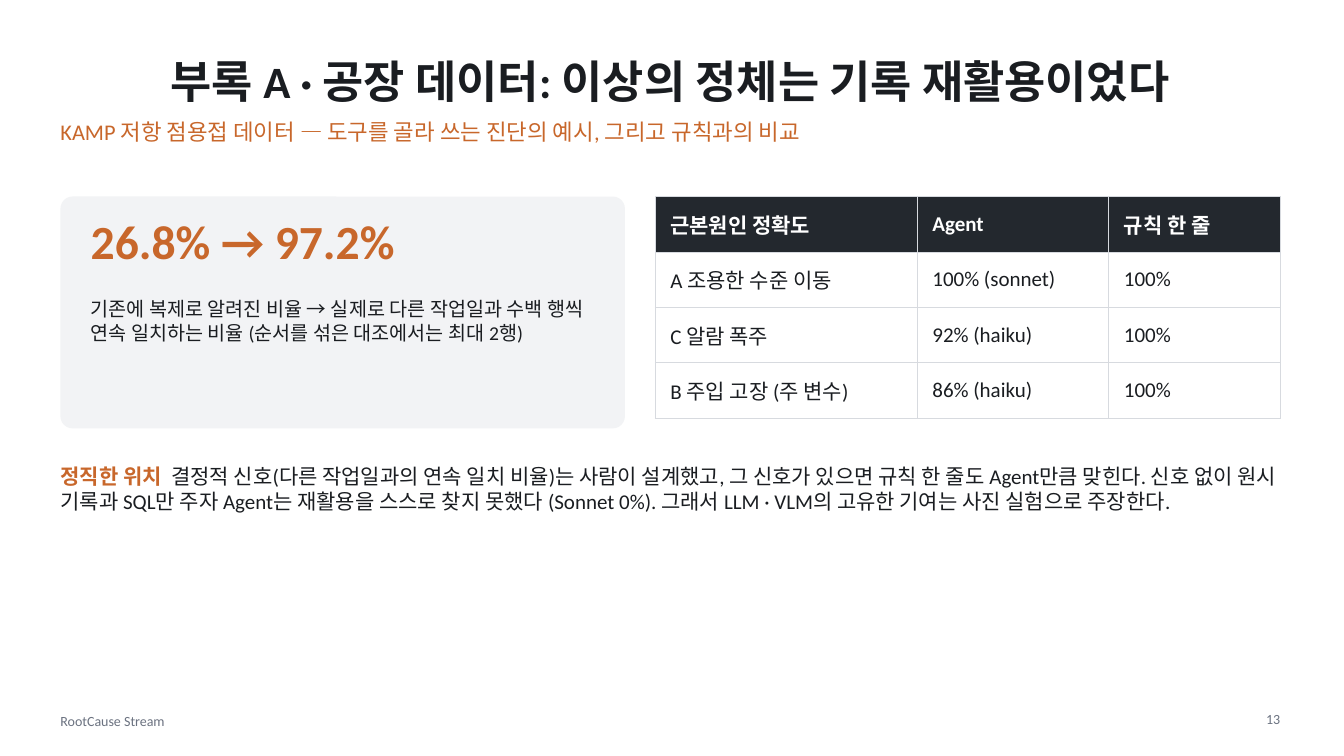
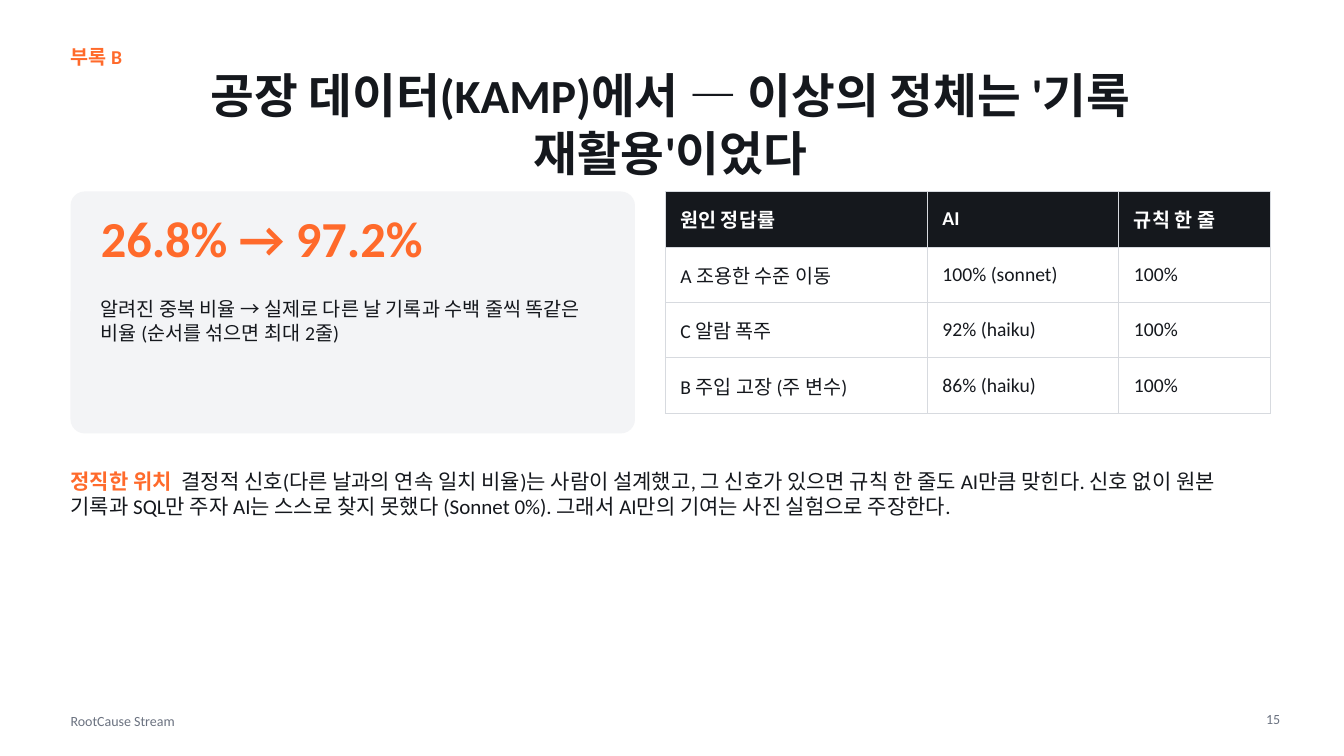
Before and after one commit to dlwogud/rootcause-stream, a slide deck: slide 15 of deck/RootCause_Stream_발표자료.pptx (slide 13 before the commit). Drawn at 1344x756 pixels with LibreOffice and Linux fonts; fonts in the diff are those of the drawing. Boxes give left, top, right and bottom in pixels: in the first picture for what was removed or moved away, otherwise in the second. Text is boxed around its words. In the diff, an @@ line names an element or a change of style, - is before the commit and + after.

```diff
--- a/deck/RootCause_Stream_발표자료.pptx
+++ b/deck/RootCause_Stream_발표자료.pptx
@@ text added at [71,48,122,66], 14 pt, text #FF6A2B, bold @@
+부록 B
@@ title at [210,73,1131,176]: text changed; size 32 to 34 pt; text colour #1A1D21 to #15181D @@
-부록 A · 공장 데이터: 이상의 정체는 기록 재활용이었다
+공장 데이터(KAMP)에서 — 이상의 정체는 '기록 재활용'이었다
@@ text removed at [60,121,800,143] @@
-KAMP 저항 점용접 데이터 — 도구를 골라 쓰는 진단의 예시, 그리고 규칙과의 비교
@@ rounded rectangle: place and size @@
-rounded rectangle at [60,197,625,429]
+rounded rectangle at [71,192,635,434]
@@ rounded rectangle at [71,192,635,434]: fill #F2F3F5 to #F3F4F6; proportions changed @@
@@ text "26.8% → 97.2%": place and size @@
-text "26.8% → 97.2%" at [91,226,395,260]
+text "26.8% → 97.2%" at [101,222,423,258]
@@ text "26.8% → 97.2%" at [101,222,423,258]: size 34 to 36 pt, text colour #C8672B to #FF6A2B @@
@@ table at [665,192,1270,401] @@
-row 1, column 1: 근본원인 정확도
+row 1, column 1: 원인 정답률
-row 1, column 2: Agent
+row 1, column 2: AI
@@ fill #23282E to #15181D in row 1 @@
@@ size 15 to 14 pt @@
@@ text colour #1A1D21 to #15181D in "A 조용한 수준 이동", "100% (sonnet)", "100%", "C 알람 폭주" and 5 more places @@
@@ table: place and size @@
-table at [655,197,1280,406]
+table at [665,192,1270,401]
@@ text at [101,299,580,343]: text changed; text colour #1A1D21 to #15181D @@
-기존에 복제로 알려진 비율 → 실제로 다른 작업일과 수백 행씩 연속 일치하는 비율 (순서를 섞은 대조에서는 최대 2행)
+알려진 중복 비율 → 실제로 다른 날 기록과 수백 줄씩 똑같은 비율 (순서를 섞으면 최대 2줄)
@@ text at [71,471,1215,517]: text changed; text colour #1A1D21 to #15181D @@
-정직한 위치 결정적 신호(다른 작업일과의 연속 일치 비율)는 사람이 설계했고, 그 신호가 있으면 규칙 한 줄도 Agent만큼 맞힌다. 신호 없이 원시 기록과 SQL만 주자 Agent는 재활용을 스스로 찾지 못했다 (Sonnet 0%). 그래서 LLM · VLM의 고유한 기여는 사진 실험으로 주장한다.
+정직한 위치 결정적 신호(다른 날과의 연속 일치 비율)는 사람이 설계했고, 그 신호가 있으면 규칙 한 줄도 AI만큼 맞힌다. 신호 없이 원본 기록과 SQL만 주자 AI는 스스로 찾지 못했다 (Sonnet 0%). 그래서 AI만의 기여는 사진 실험으로 주장한다.
@@ text "RootCause Stream": place and size @@
-text "RootCause Stream" at [60,717,165,726]
+text "RootCause Stream" at [71,717,175,726]
@@ page number at [1266,715,1280,724]: text changed @@
-13
+15
```
Also in this commit, not shown: 3 other slides changed, 12 slides added, 10 slides removed, 11 other files.
